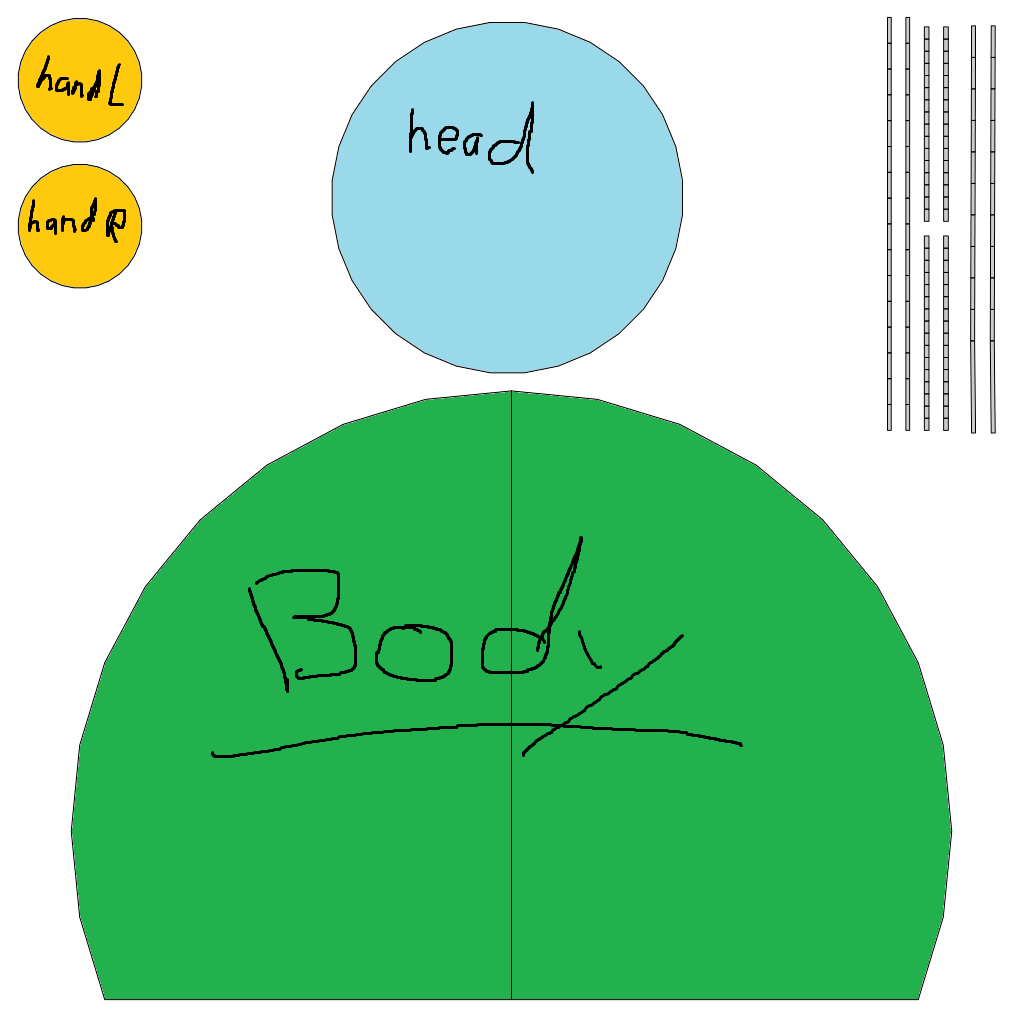
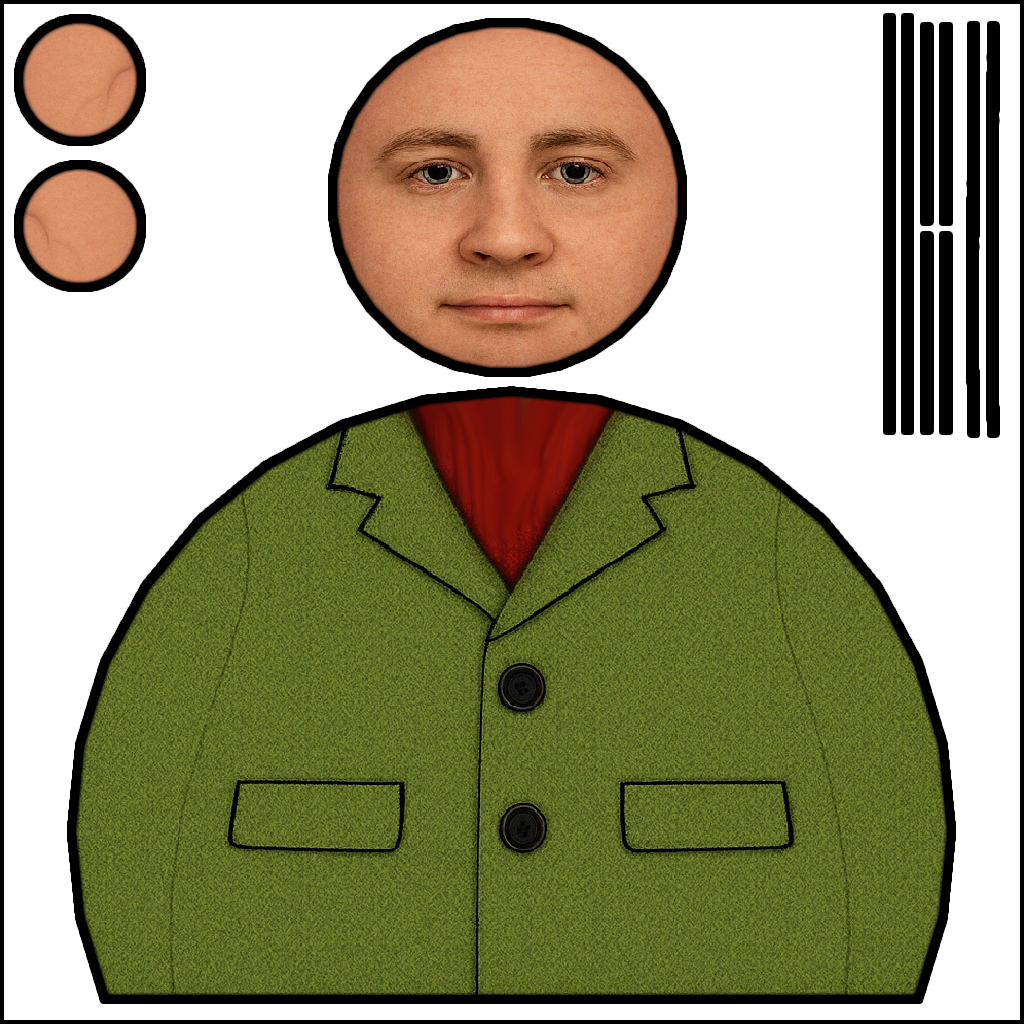
Revision of a layered w=1024, h=1024 image; what changed, layer by layer:
painted on "MaskLayer" over [17, 16, 996, 1001]
added layer "ExampleTexture" above "Example" over [15, 16, 956, 1003]
